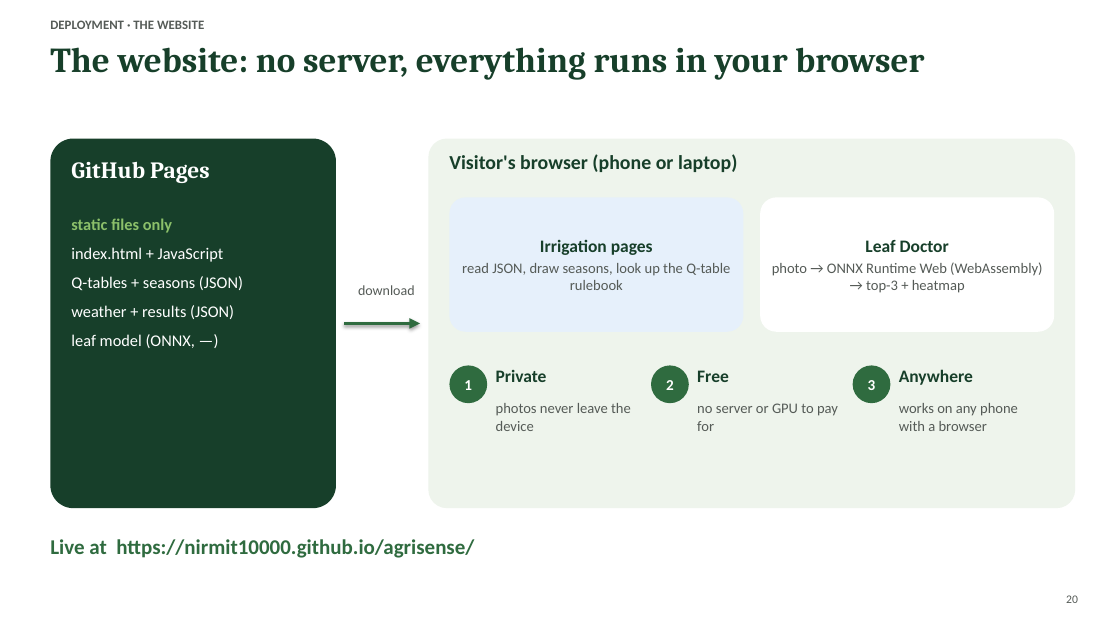
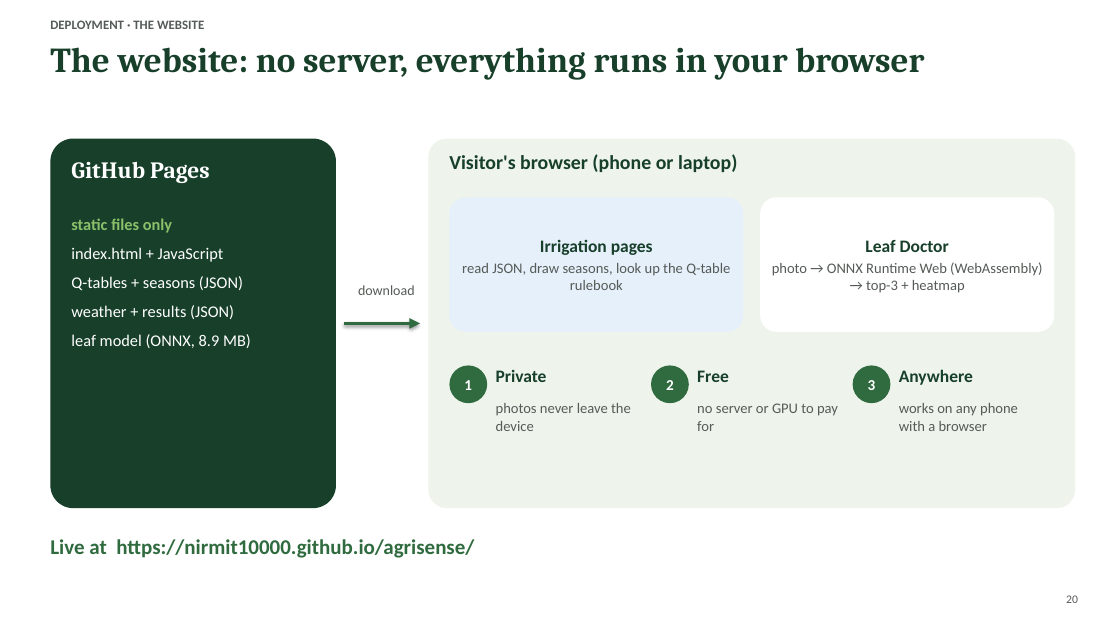
Before and after one commit to nirmit10000/agrisense, a slide deck: slide 20 of docs/AgriSense_Presentation.pptx. Drawn at 1120x630 pixels with LibreOffice and Linux fonts; fonts in the diff are those of the drawing. Boxes give left, top, right and bottom in pixels: in the first picture for what was removed or moved away, otherwise in the second. Text is boxed around its words. In the diff, an @@ line names an element or a change of style, - is before the commit and + after.

```diff
--- a/docs/AgriSense_Presentation.pptx
+++ b/docs/AgriSense_Presentation.pptx
@@ text at (71,334,251,348): text changed @@
-leaf model (ONNX, —)
+leaf model (ONNX, 8.9 MB)
```
Also in this commit, not shown: 9 other slides changed, 46 other files.
